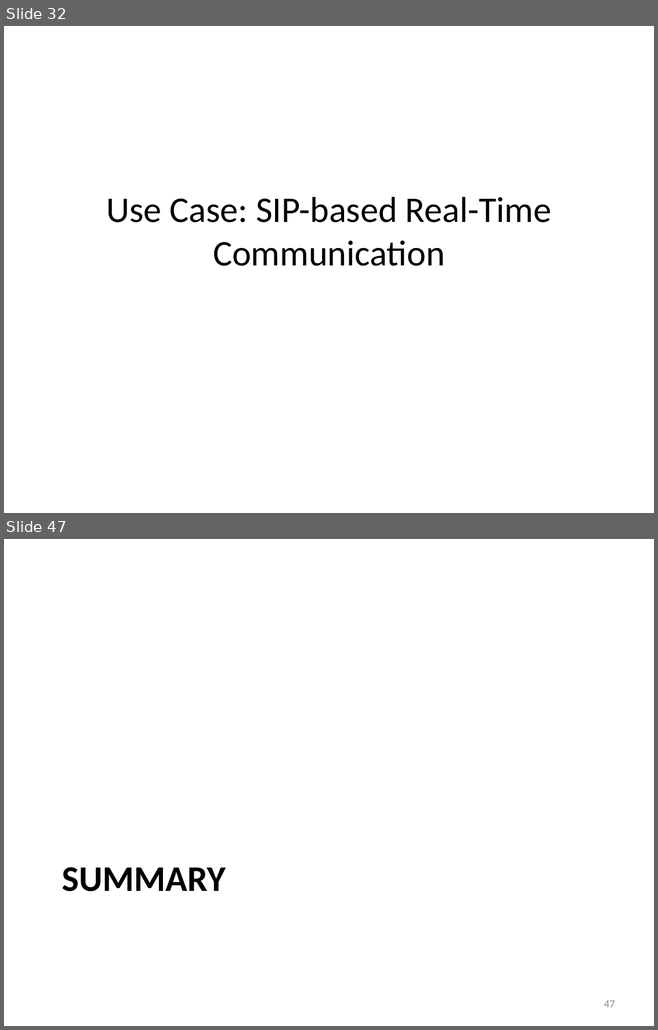
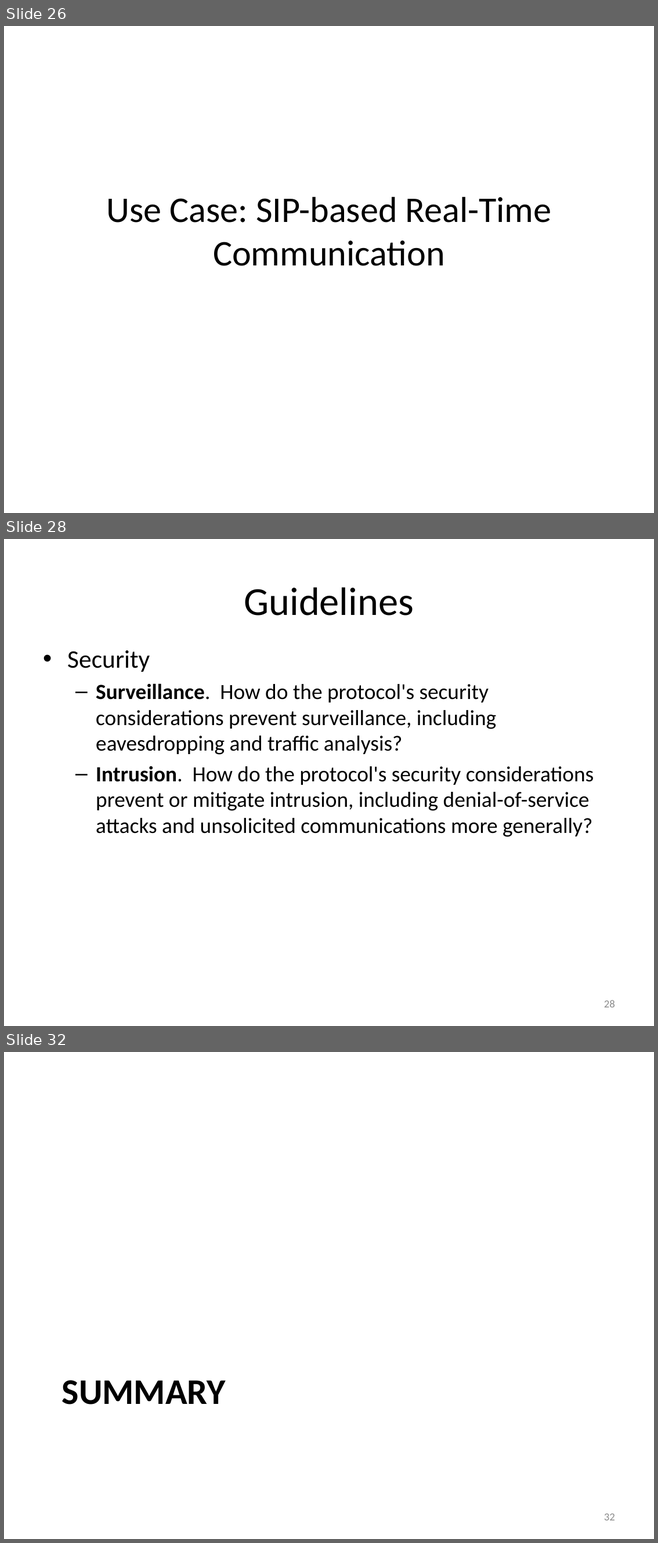
Before and after one commit to hannestschofenig/tschofenig-ids, a slide deck: PrivacyTutorial/iab-privacy-considerations.pptx. Shown one above the other, each under a label of ours: slides 32 and 47 before the commit, slides 26, 28 and 32 after it; the slides between them are not shown. The pictures are 658x1030 and 658x1543 pixels, drawn with LibreOffice and Linux fonts; fonts in the diff are those of the drawing. Boxes give left, top, right and bottom in pixels: in the first picture for what was removed or moved away, otherwise in the second. Text is boxed around its words. In the diff, an @@ line names an element or a change of style, - is before the commit and + after.

```diff
--- a/PrivacyTutorial/iab-privacy-considerations.pptx
+++ b/PrivacyTutorial/iab-privacy-considerations.pptx
@@ slide 28 added at [4,539,654,1026], background #FFFFFF @@
@@ title added at [244,587,413,616], 44 pt, text #000000 @@
+Guidelines
@@ text added at [67,650,593,837], 24 pt, text #000000 @@
+• Security
+  – Surveillance. How do the protocol's security considerations prevent surveillance, including eavesdropping and traffic analysis?
+  – Intrusion. How do the protocol's security considerations prevent or mitigate intrusion, including denial-of-service attacks and unsolicited communications more generally?
@@ page number added at [604,1000,615,1008], 12 pt, text #8C8C8C @@
+28
@@ what was slide 32 is now slide 26 @@
@@ what was slide 47 is now slide 32 @@
@@ page number at [604,1514,615,1521]: text changed @@
-47
+32
```
Also in this commit, not shown: 5 slides changed, 3 other slides added, 20 slides removed.
